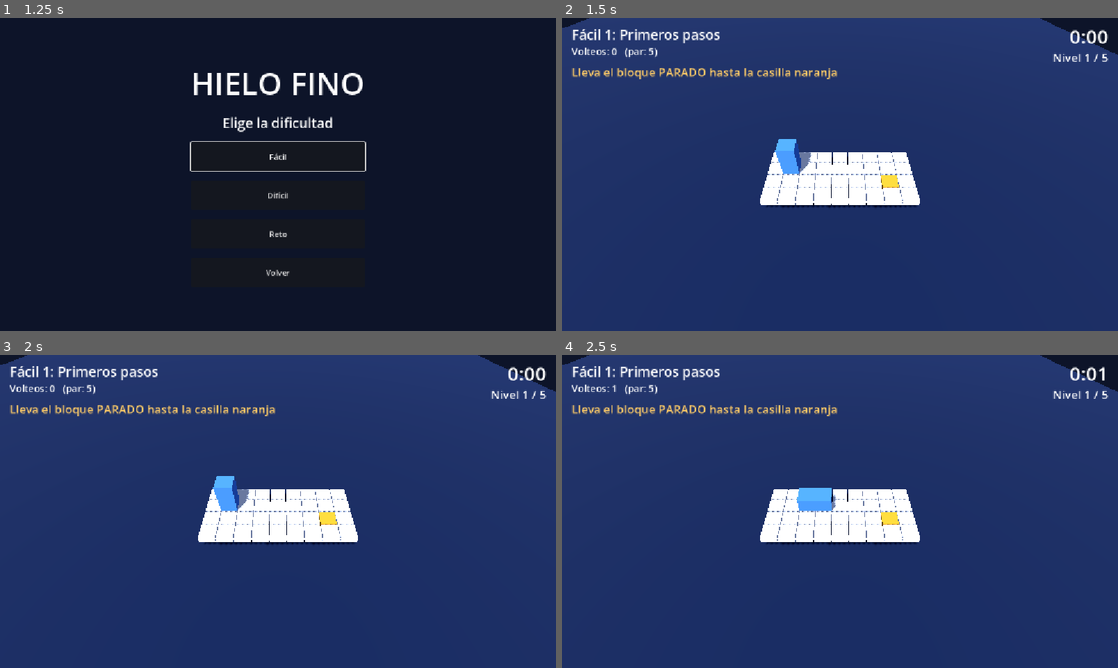
Above: before the commit, frames 1-4 (two rows, left to right).
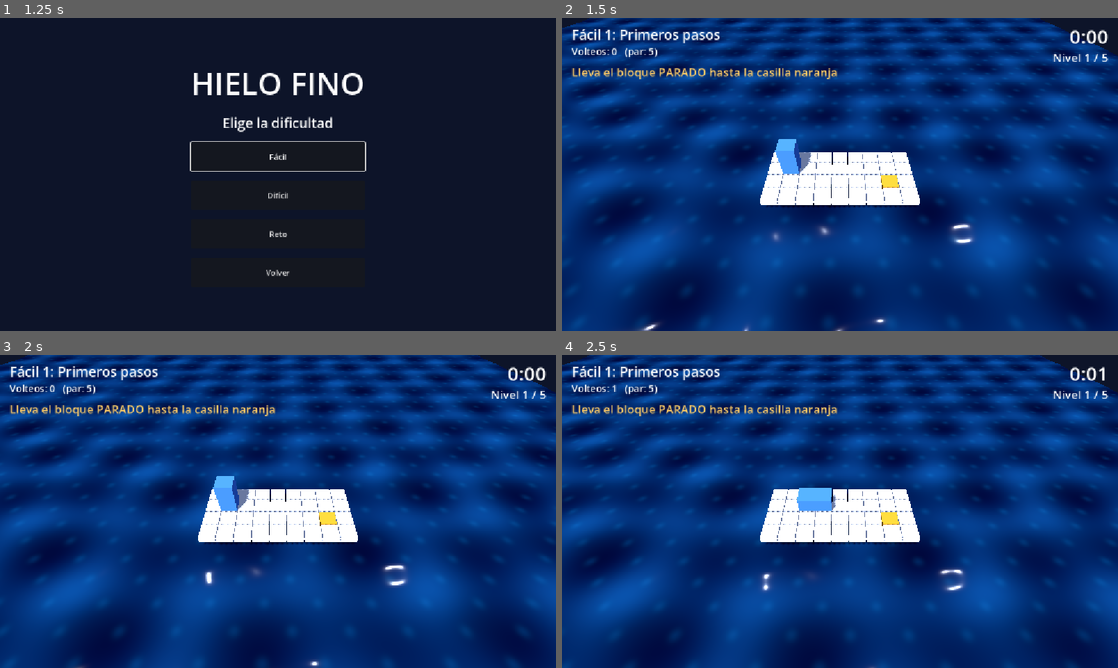
Above: after the commit, the same moments.

Repository: iandifilippo/hielo-fino
Game: Godot game, scene res://escenas/menu.tscn
The game is run twice, just before and just after one commit, with the same random seed, the same clock (stepped at 60 frames per second) and the same inputs.
Inputs:
- Up to frame 1 (1.25 s): click "Jugar" at 0.5 s
- Up to frame 2 (1.5 s): click "Fácil" at 1.25 s
- Up to frame 3 (2 s): no input
- Up to frame 4 (2.5 s): tap Enter at 2 s; hold Right from 2.03 s (still down); tap Z at 2.1 s; tap Space at 2.27 s

Frame 1 is identical in both runs. In frame 2, 91% of the frame differs, in the area x 0-100%, y 0-100%; in frame 3, 92%; in frame 4, 92%.

Commit message:
Agua con olas y reflejos (shader animado)

Diff:
--- a/escenas/juego.tscn
+++ b/escenas/juego.tscn
@@ -4,6 +4,7 @@
 [ext_resource type="PackedScene" uid="uid://bunomow7ir633" path="res://escenas/bloque.tscn" id="2_v0a8y"]
 [ext_resource type="Script" path="res://scripts/reloj.gd" id="3_reloj"]
 [ext_resource type="Script" path="res://scripts/sonidos.gd" id="4_sonidos"]
+[ext_resource type="Shader" path="res://materiales/agua.gdshader" id="5_agua"]
 
 [sub_resource type="Environment" id="Entorno"]
 background_mode = 1
@@ -12,12 +13,21 @@
 ambient_light_color = Color(0.55, 0.62, 0.8, 1)
 ambient_light_energy = 0.6
 
-[sub_resource type="StandardMaterial3D" id="Mat_agua"]
-albedo_color = Color(0.04, 0.12, 0.25, 1)
+[sub_resource type="ShaderMaterial" id="Mat_agua"]
+render_priority = 0
+shader = ExtResource("5_agua")
+shader_parameter/color_profundo = Color(0.02, 0.09, 0.22, 1)
+shader_parameter/color_claro = Color(0.08, 0.32, 0.55, 1)
+shader_parameter/velocidad = 0.6
+shader_parameter/altura_ola = 0.06
+shader_parameter/tamano_ola = 0.8
+shader_parameter/fuerza_reflejos = 0.35
 
 [sub_resource type="PlaneMesh" id="Plano_agua"]
 material = SubResource("Mat_agua")
 size = Vector2(80, 80)
+subdivide_width = 80
+subdivide_depth = 80
 
 [node name="Juego" type="Node3D"]
 script = ExtResource("1_dayui")
--- /dev/null
+++ b/materiales/agua.gdshader
@@ -0,0 +1,43 @@
+shader_type spatial;
+render_mode specular_schlick_ggx;
+
+// AGUA CON OLAS SUAVES. TODO SE AJUSTA DESDE EL INSPECTOR
+uniform vec4 color_profundo : source_color = vec4(0.02, 0.09, 0.22, 1.0);
+uniform vec4 color_claro : source_color = vec4(0.08, 0.32, 0.55, 1.0);
+uniform float velocidad = 0.6;
+uniform float altura_ola = 0.06;
+uniform float tamano_ola = 0.8;
+uniform float fuerza_reflejos = 0.35;
+
+varying vec3 pos_mundo;
+
+float ola(vec2 p, float t) {
+	return sin(p.x * 1.3 + t) * 0.5
+		+ sin(p.y * 1.7 - t * 1.2) * 0.5
+		+ sin((p.x + p.y) * 0.9 + t * 0.7) * 0.4;
+}
+
+void vertex() {
+	pos_mundo = (MODEL_MATRIX * vec4(VERTEX, 1.0)).xyz;
+	VERTEX.y += ola(pos_mundo.xz * tamano_ola, TIME * velocidad) * altura_ola;
+}
+
+void fragment() {
+	vec2 p = pos_mundo.xz * tamano_ola;
+	float t = TIME * velocidad;
+	float e = 0.05;
+	float dx = ola(p + vec2(e, 0.0), t) - ola(p - vec2(e, 0.0), t);
+	float dz = ola(p + vec2(0.0, e), t) - ola(p - vec2(0.0, e), t);
+	NORMAL_MAP = vec3(0.5 - dx * 2.0, 0.5 - dz * 2.0, 1.0);
+
+	float h = ola(p, t) * 0.5 + 0.5;
+	ALBEDO = mix(color_profundo.rgb, color_claro.rgb, h * 0.6);
+
+	// REFLEJOS DE LUZ QUE SE MUEVEN
+	float c = abs(sin(p.x * 3.0 + t * 1.5) + sin(p.y * 3.3 - t * 1.3)) * 0.5;
+	EMISSION = color_claro.rgb * pow(c, 6.0) * fuerza_reflejos;
+
+	ROUGHNESS = 0.05;
+	METALLIC = 0.1;
+	SPECULAR = 0.9;
+}
Not shown, added: materiales/agua.gdshader.uid
